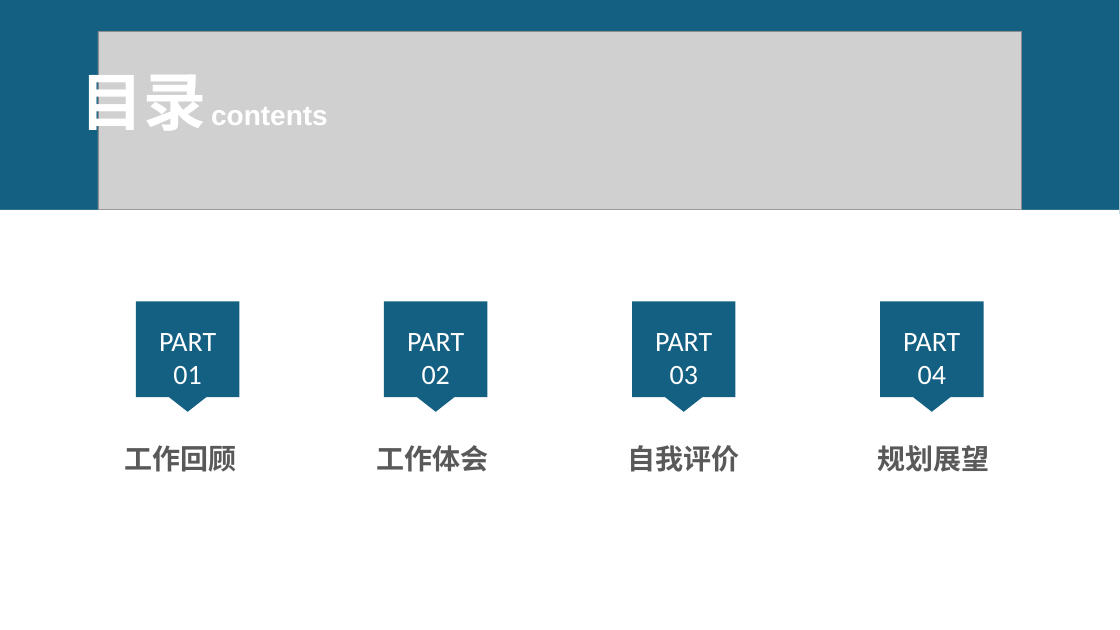
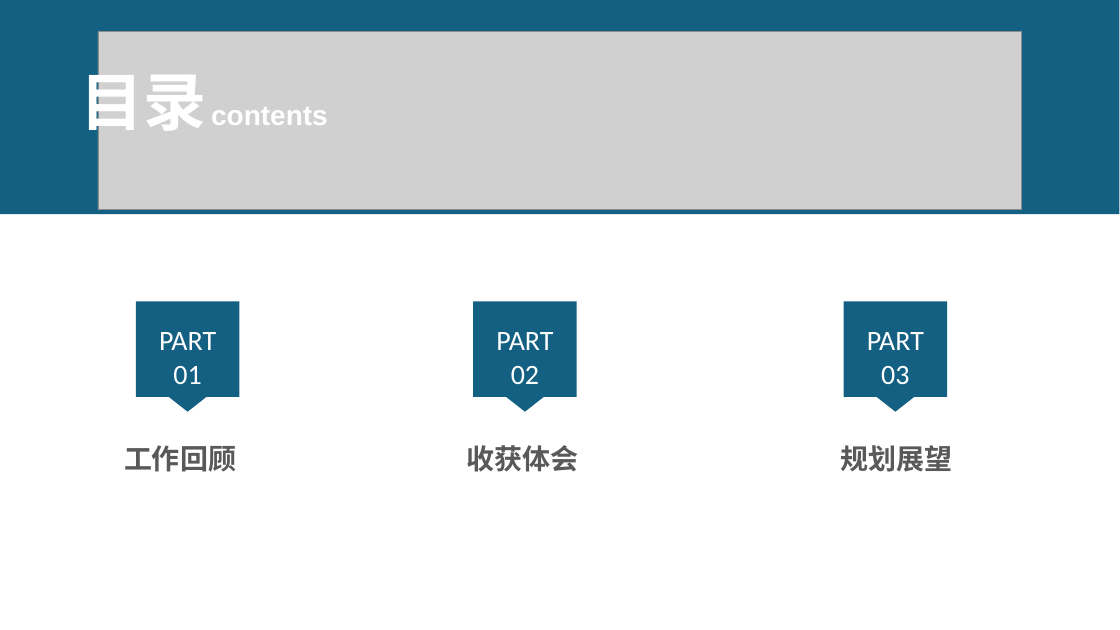
Before and after one commit to xljnc/husky-starter, a slide deck: slide 2 of doc/zzdb.pptx. Drawn at 1120x630 pixels with LibreOffice and Linux fonts; fonts in the diff are those of the drawing; grey boxes stand for pictures. Boxes give left, top, right and bottom in pixels: in the first picture for what was removed or moved away, otherwise in the second. Text is boxed around its words. In the diff, an @@ line names an element or a change of style, - is before the commit and + after.

```diff
--- a/doc/zzdb.pptx
+++ b/doc/zzdb.pptx
@@ rectangle removed at [0,210,1120,630] @@
@@ freeform shape "PART": place and size @@
-freeform shape "PART" at [384,302,487,412]
+freeform shape "PART" at [473,302,576,412]
@@ freeform shape "PART": place and size @@
-freeform shape "PART" at [632,302,735,412]
+freeform shape "PART" at [844,302,947,412]
@@ freeform shape removed at [881,302,984,412] @@
-PART
-04
@@ text at [466,445,578,472]: text changed @@
-工作体会
+收获体会
@@ text removed at [628,445,740,472] @@
-自我评价
@@ text "规划展望": place and size @@
-text "规划展望" at [877,445,989,472]
+text "规划展望" at [841,445,953,472]
```
Also in this commit, not shown: 10 other slides changed, 4 slides added, 6 slides removed, 1 other file.
